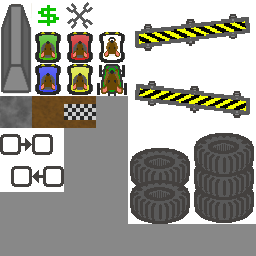
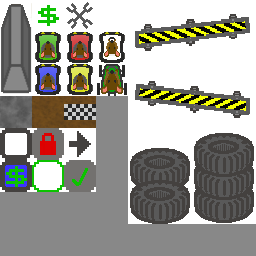
Layered file, before and after one edit (256 x 256). Changes by layer:
painted on "upgradeFrame" over (0, 128, 91, 192)
added layer "Pasted Layer #3" (75%) above "dungeon_terrain_sheet.png" over (32, 128, 96, 192)
painted on "Layer" over (64, 128, 96, 192)
